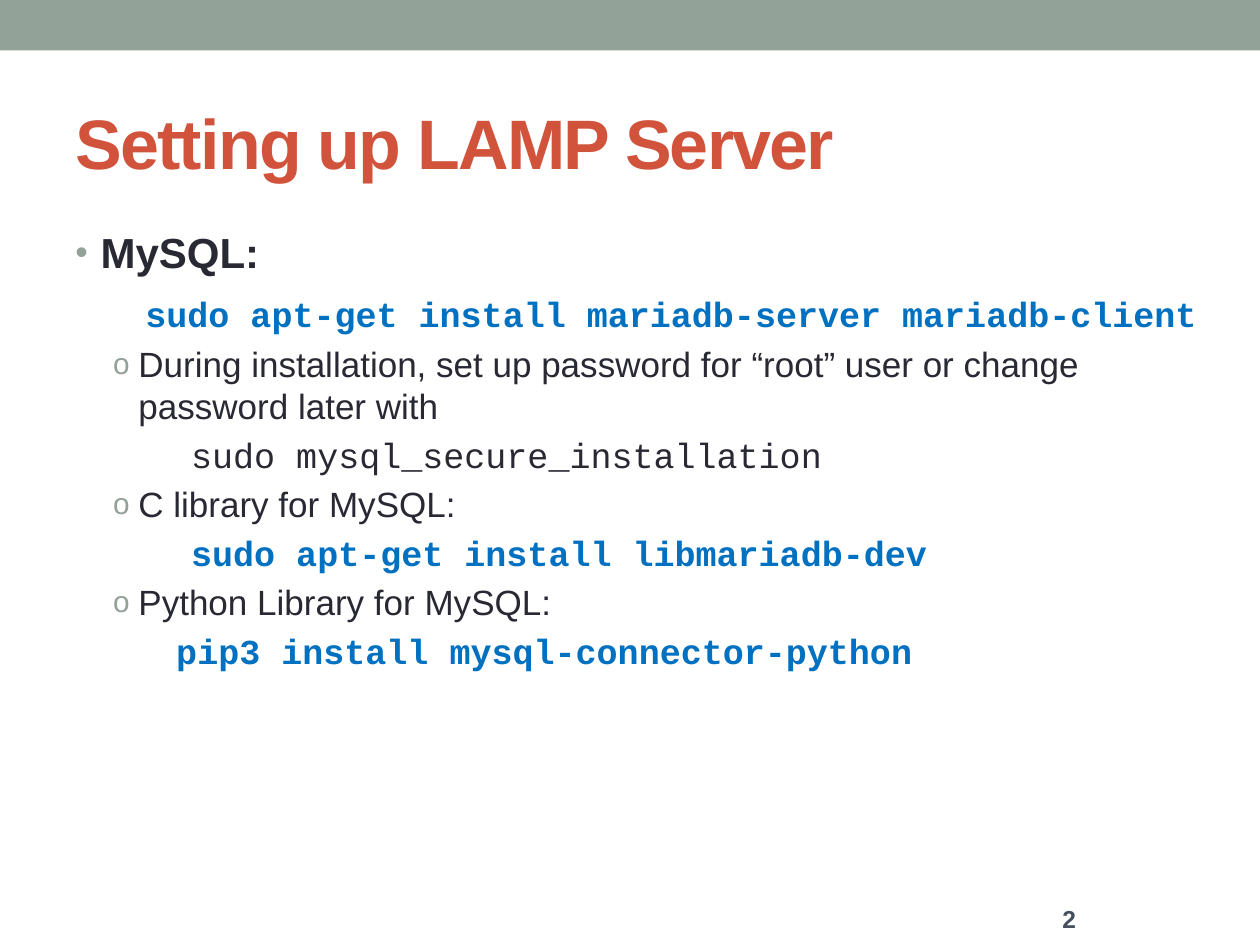
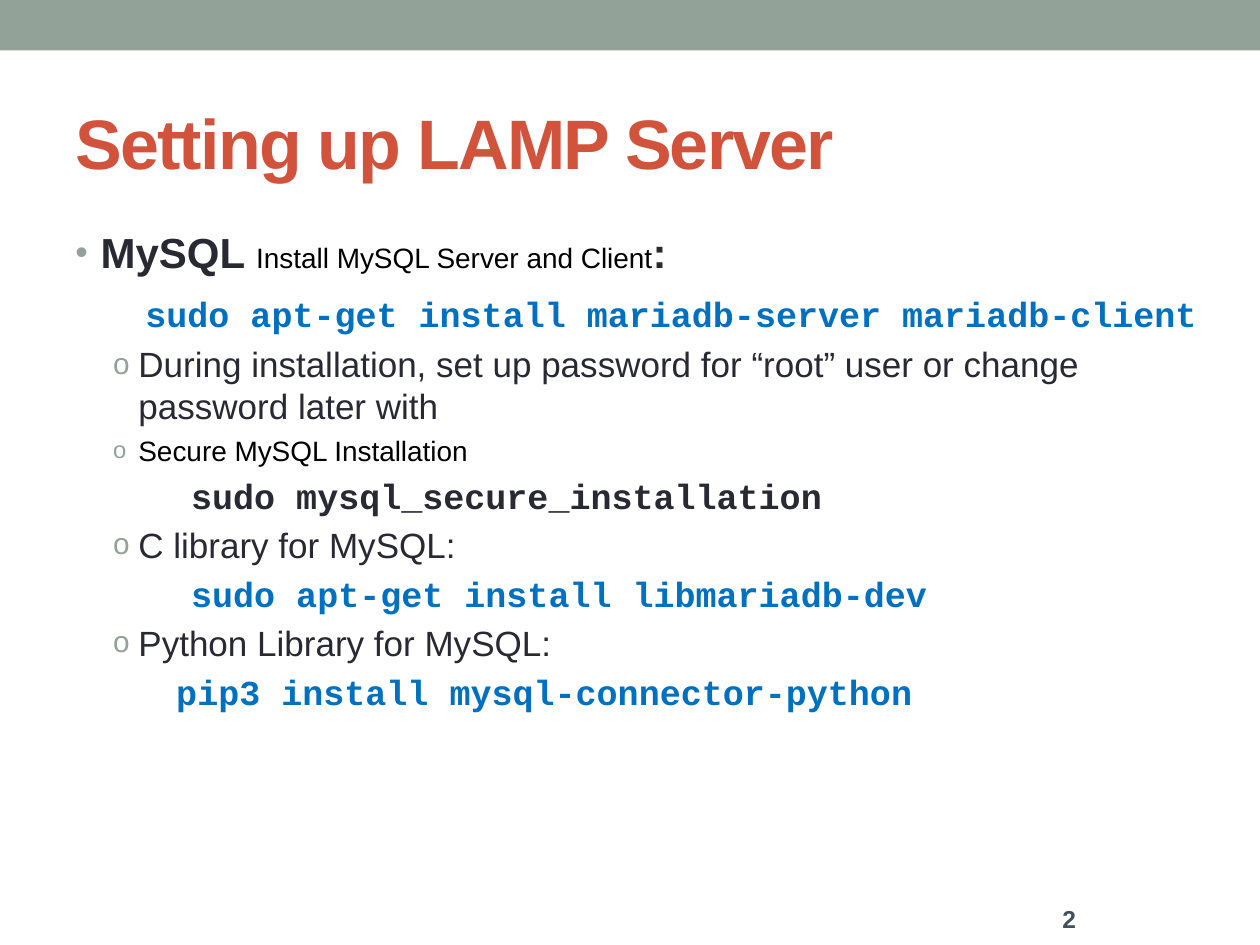
Before and after one commit to honggquan24/IOT, a slide deck: slide 2 of Slide/6. Database.pptx. Drawn at 1260x945 pixels with LibreOffice and Linux fonts; fonts in the diff are those of the drawing. Boxes give left, top, right and bottom in pixels: in the first picture for what was removed or moved away, otherwise in the second. Text is boxed around its words. In the diff, an @@ line names an element or a change of style, - is before the commit and + after.

```diff
--- a/Slide/6. Database.pptx
+++ b/Slide/6. Database.pptx
@@ text at [101,238,652,277]: text changed; size 24 to 16 pt; text colour #292934 to #000000; bold off @@
-• MySQL:
+• MySQL Install MySQL Server and Client:
@@ text at [145,302,1196,713]: bold on in "sudo mysql_secure_installation"; indent changed @@
@@ text at [138,440,467,467]: paragraph added @@
+  o Secure MySQL Installation
```
Also in this commit, not shown: 14 other slides changed, 3 other files.
